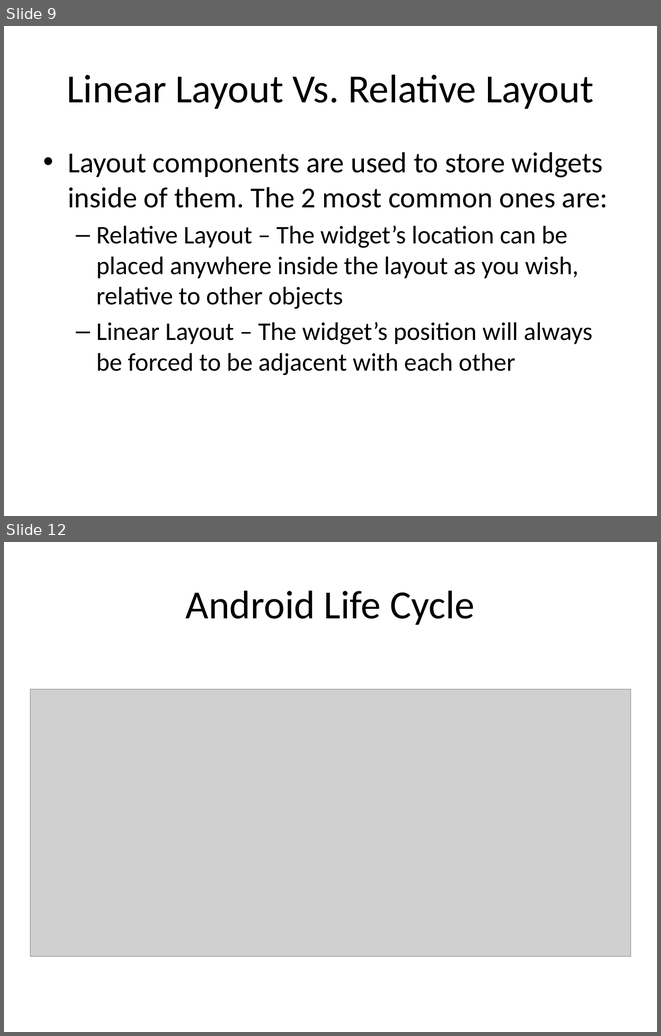
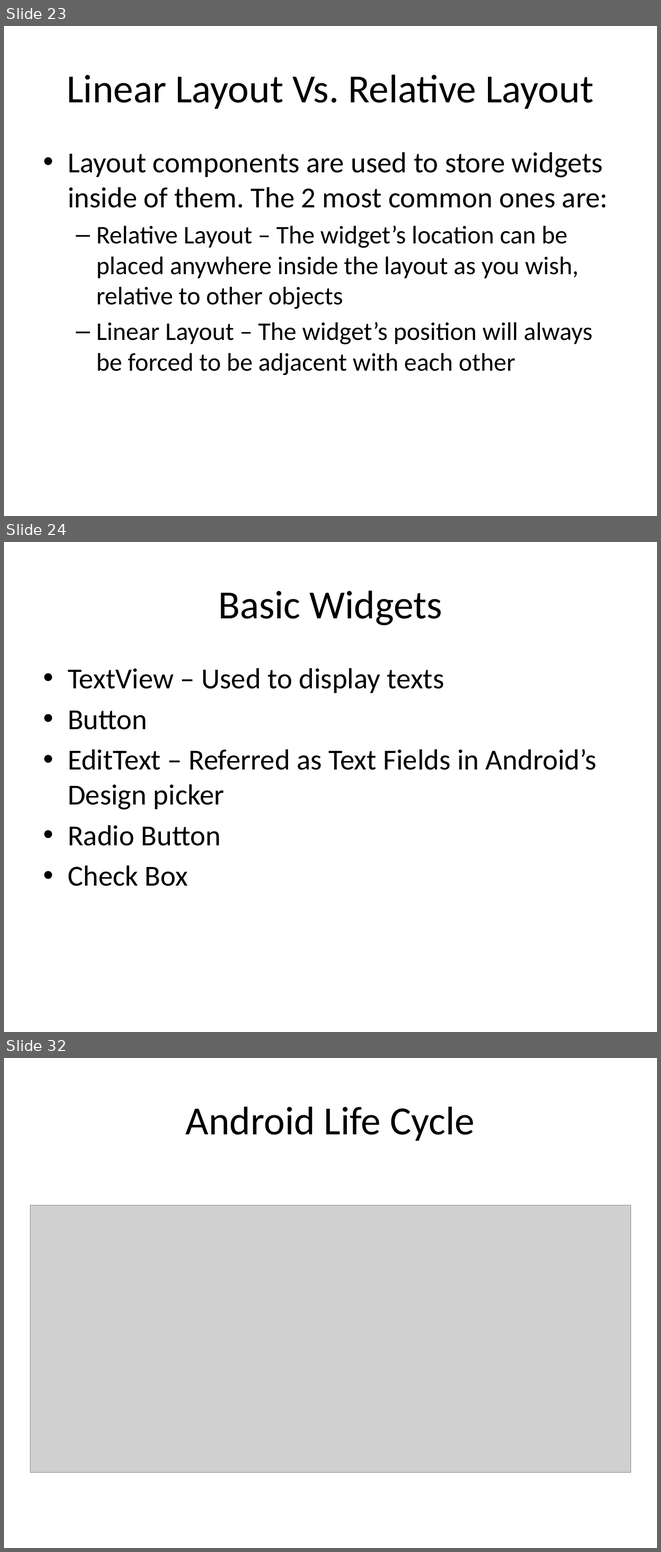
Before and after one commit to chang47/AndroidTutorial, a slide deck: Lesson1 First App/Android Lesson 1.pptx. Shown one above the other, each under a label of ours: slides 9 and 12 before the commit, slides 23, 24 and 32 after it; the slides between them are not shown. The pictures are 661x1036 and 661x1552 pixels, drawn with LibreOffice and Linux fonts; fonts in the diff are those of the drawing; grey boxes stand for pictures. Boxes give left, top, right and bottom in pixels: in the first picture for what was removed or moved away, otherwise in the second. Text is boxed around its words. In the diff, an @@ line names an element or a change of style, - is before the commit and + after.

```diff
--- a/Lesson1 First App/Android Lesson 1.pptx
+++ b/Lesson1 First App/Android Lesson 1.pptx
@@ slide 24 added at (4, 542, 657, 1032), background #FFFFFF @@
@@ title added at (218, 590, 442, 625), 44 pt, text #000000 @@
+Basic Widgets
@@ text added at (68, 668, 597, 886), 32 pt, text #000000 @@
+• TextView – Used to display texts
+• Button
+• EditText – Referred as Text Fields in Android’s Design picker
+• Radio Button
+• Check Box
@@ what was slide 9 is now slide 23 @@
@@ what was slide 12 is now slide 32 @@
```
Also in this commit, not shown: 8 slides changed, 25 other slides added, 1 slide removed, 30 other files.
